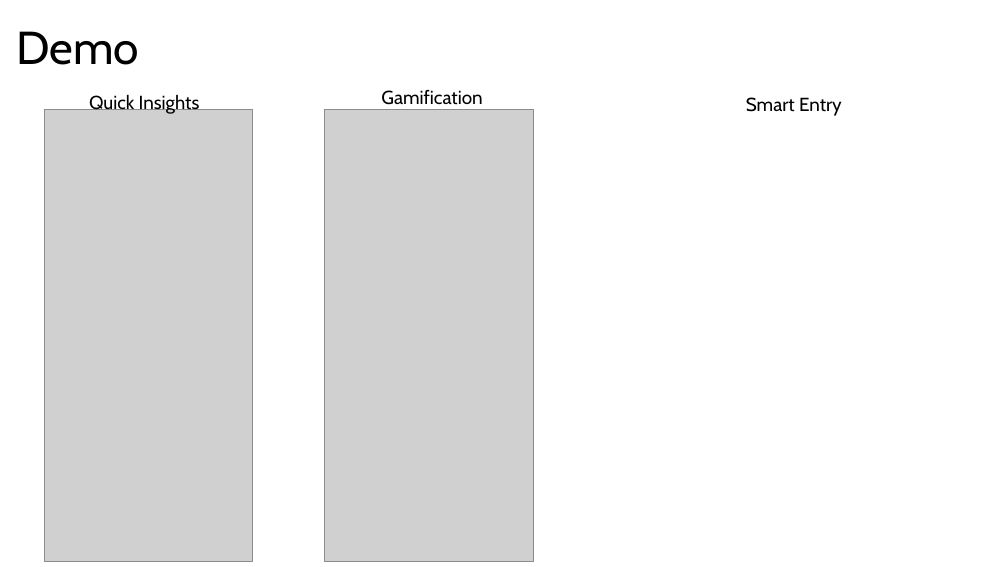
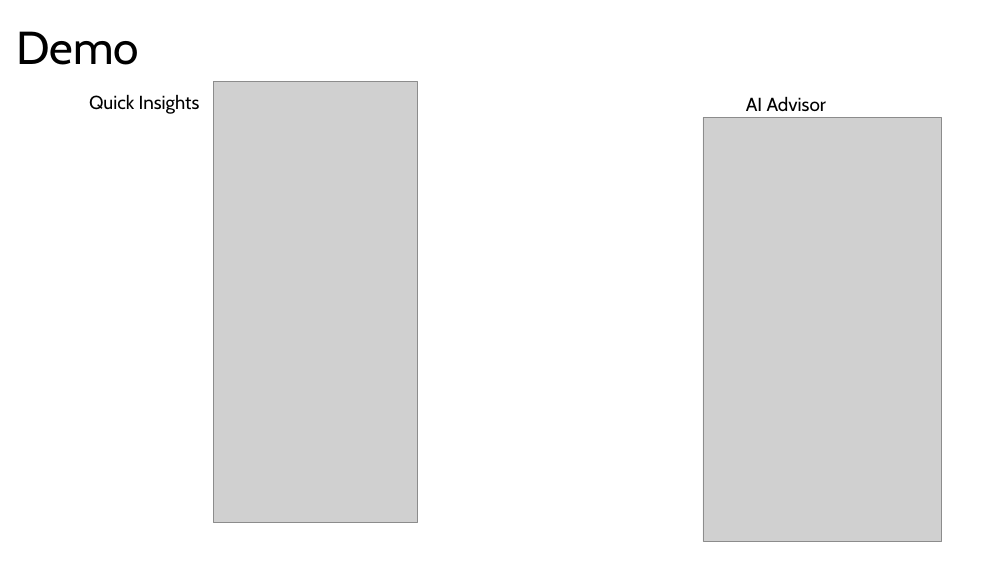
Before and after one commit to itskhalid2025/HouseHold-Budgeting, a slide deck: slide 4 of PitchDeck.pptx. Drawn at 1008x567 pixels with LibreOffice and Linux fonts; fonts in the diff are those of the drawing; grey boxes stand for pictures. Boxes give left, top, right and bottom in pixels: in the first picture for what was removed or moved away, otherwise in the second. Text is boxed around its words. In the diff, an @@ line names an element or a change of style, - is before the commit and + after.

```diff
--- a/PitchDeck.pptx
+++ b/PitchDeck.pptx
@@ picture added at [213,81,417,523] @@
@@ picture removed at [44,110,253,562] @@
@@ picture removed at [324,110,533,562] @@
@@ text removed at [381,90,482,105] @@
-Gamification
@@ picture added at [703,118,941,542] @@
@@ text at [746,96,826,111]: text changed @@
-Smart Entry
+AI Advisor
```
Also in this commit, not shown: 1 other slide changed, 9 other files.
